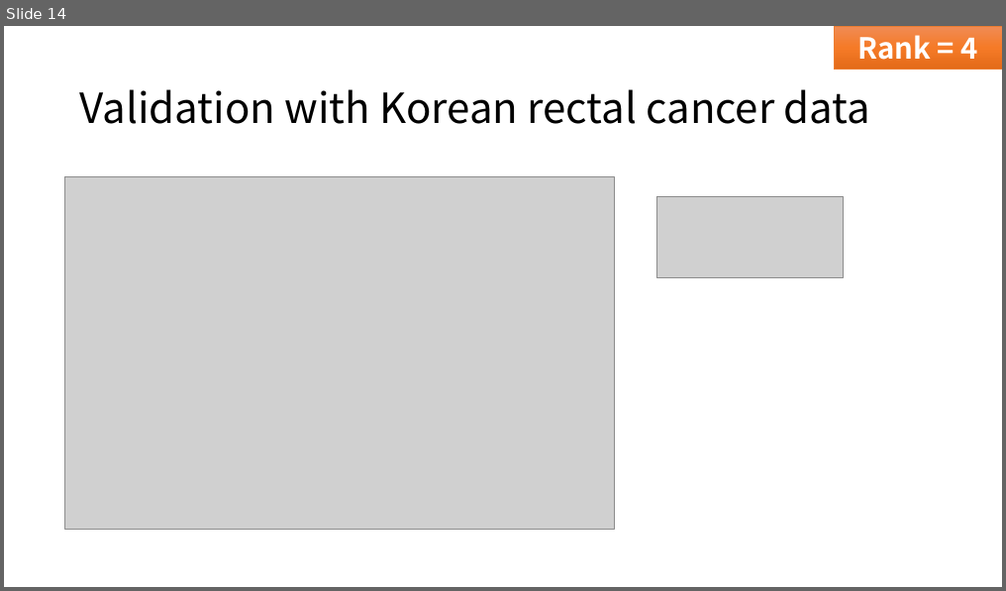
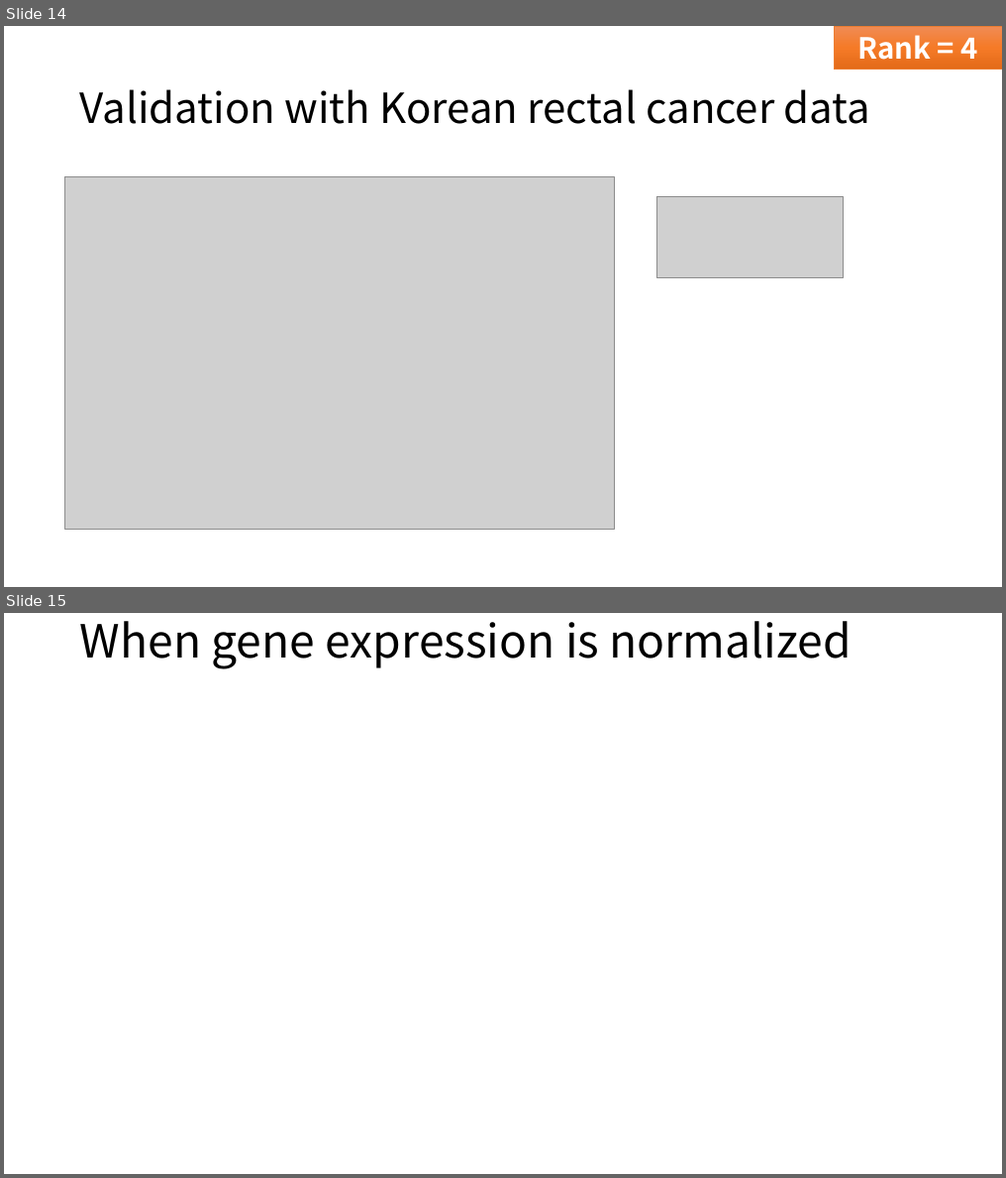
Before and after one commit to leeym950/NMF_Rectal_Cancer, a slide deck: Rectal_cancer_classification.pptx. Shown one above the other, each under a label of ours: slide 14 before the commit, slides 14 and 15 after it. The pictures are 1006x591 and 1006x1178 pixels, drawn with LibreOffice and Linux fonts; fonts in the diff are those of the drawing; grey boxes stand for pictures; background and template pictures are left out. Boxes give left, top, right and bottom in pixels: in the first picture for what was removed or moved away, otherwise in the second. Text is boxed around its words. In the diff, an @@ line names an element or a change of style, - is before the commit and + after.

```diff
--- a/Rectal_cancer_classification.pptx
+++ b/Rectal_cancer_classification.pptx
@@ slide 15 added at (4, 613, 1002, 1174), background picture (left out) @@
@@ title added at (80, 621, 851, 669), 44 pt, text #000000 @@
+When gene expression is normalized
```
Also in this commit, not shown: 2 other slides added, 4 other files.
